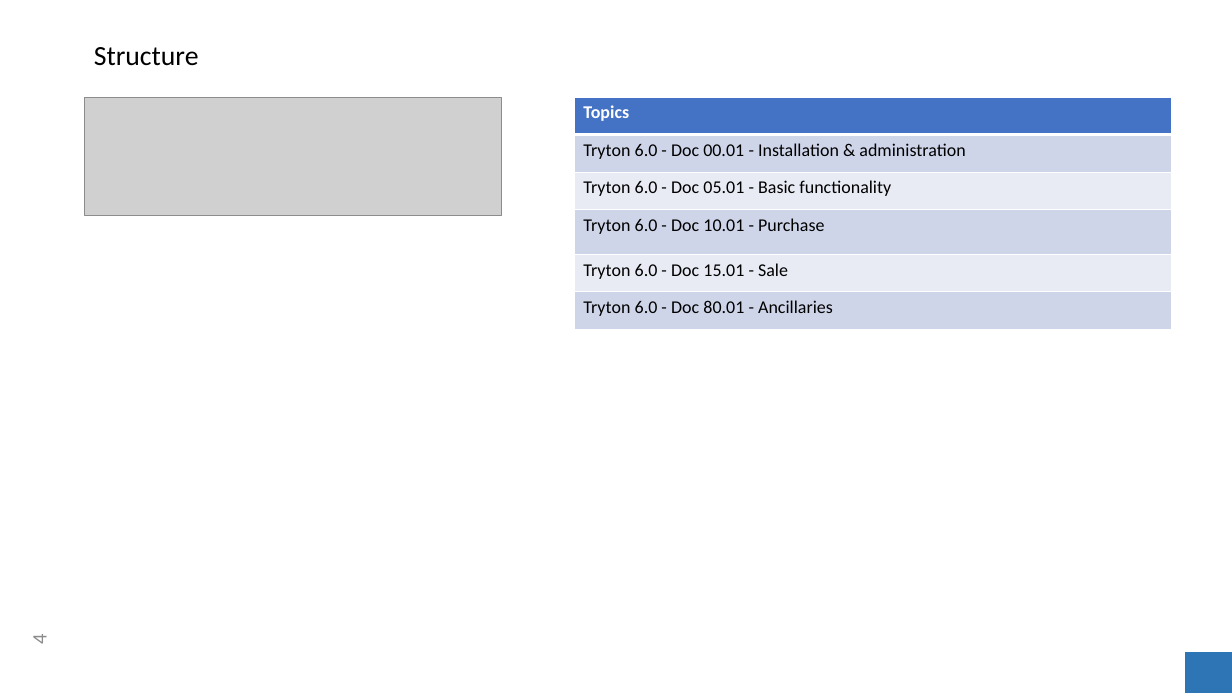
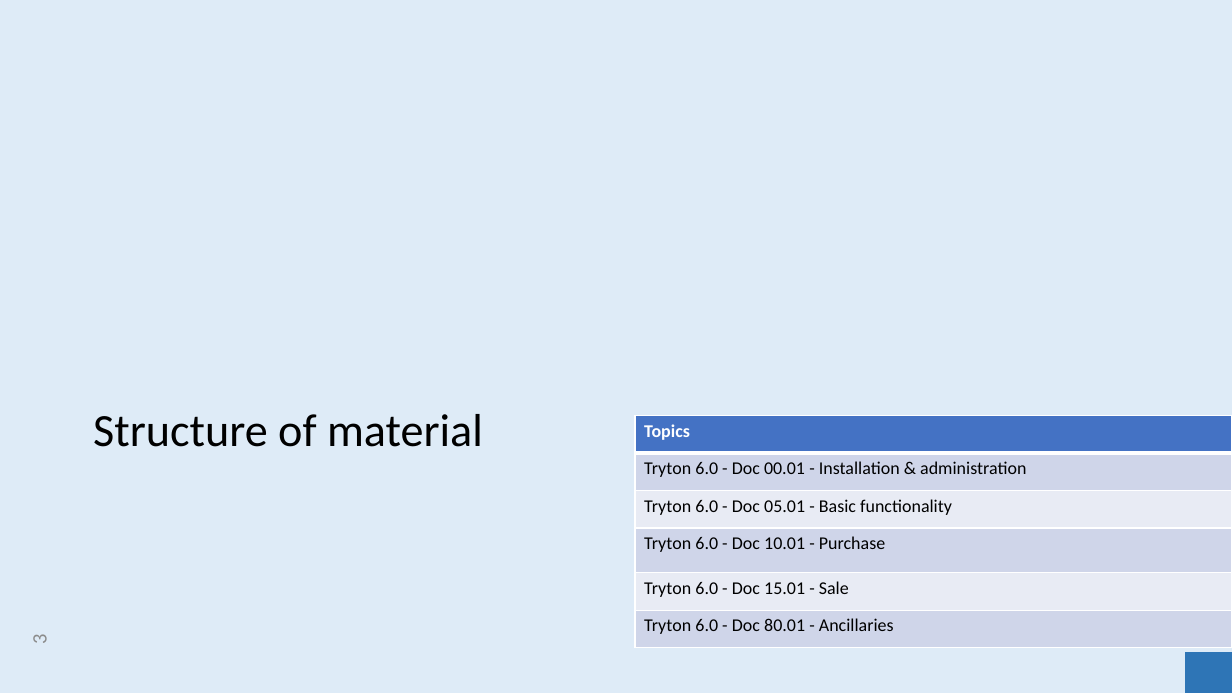
Before and after one commit to clixwise/tryton-by-example, a slide deck: slide 3 of Tryton 6.0 - Doc 00.01 - Installation & administration.pptx (slide 4 before the commit). Drawn at 1232x693 pixels with LibreOffice and Linux fonts; fonts in the diff are those of the drawing; grey boxes stand for pictures. Boxes give left, top, right and bottom in pixels: in the first picture for what was removed or moved away, otherwise in the second. Text is boxed around its words. In the diff, an @@ line names an element or a change of style, - is before the commit and + after.

```diff
--- a/Tryton 6.0 - Doc 00.01 - Installation & administration.pptx
+++ b/Tryton 6.0 - Doc 00.01 - Installation & administration.pptx
@@ background #FFFFFF to #DEEBF7 @@
@@ title removed at (x1=94, y1=47, x2=199, y2=66) @@
-Structure
@@ picture removed at (x1=85, y1=97, x2=502, y2=215) @@
@@ title added at (x1=93, y1=414, x2=483, y2=447), 36 pt, text #000000 @@
+Structure of material
@@ table moved from (x1=574, y1=97, x2=1171, y2=329) to (x1=635, y1=416, x2=1232, y2=648) @@
@@ page number at (x1=27, y1=635, x2=52, y2=643): text changed @@
-4
+3
```
Also in this commit, not shown: 10 other slides changed, 4 slides added, 2 slides removed, 14 other files.
